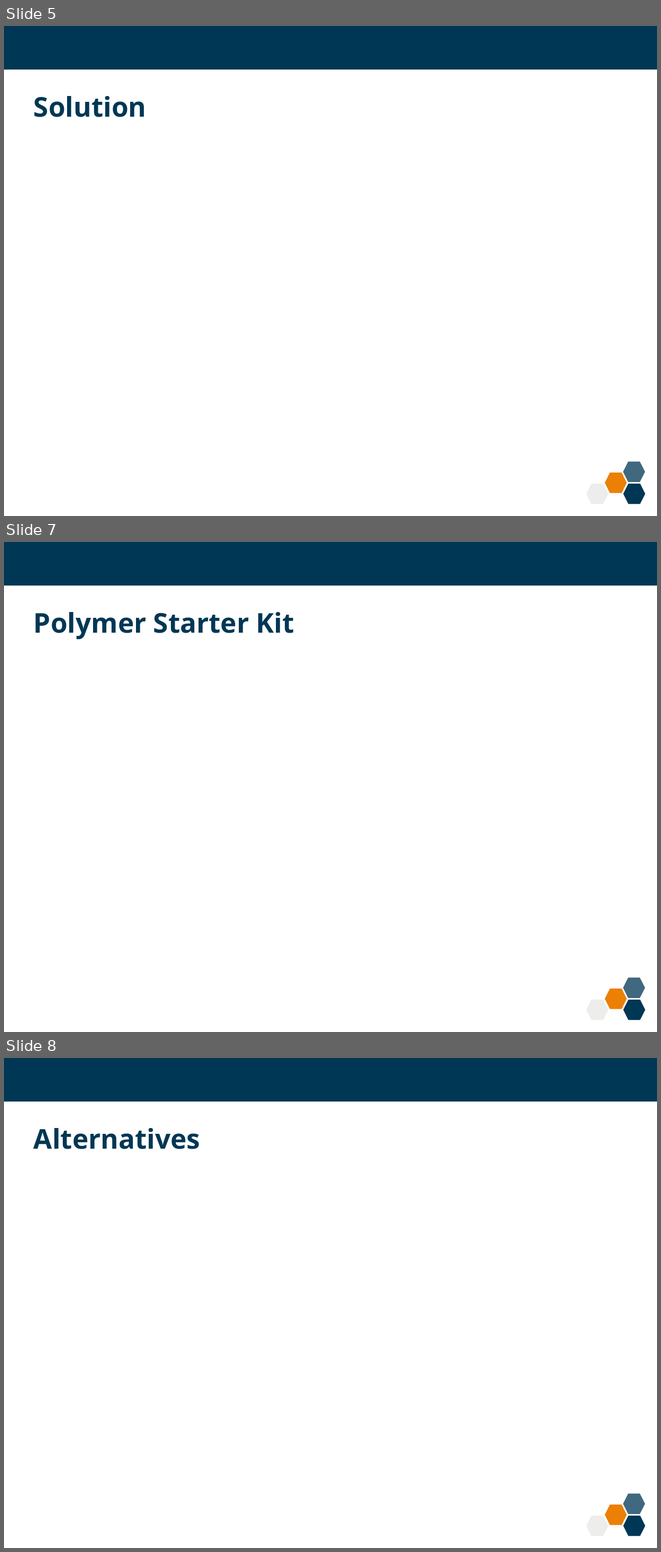
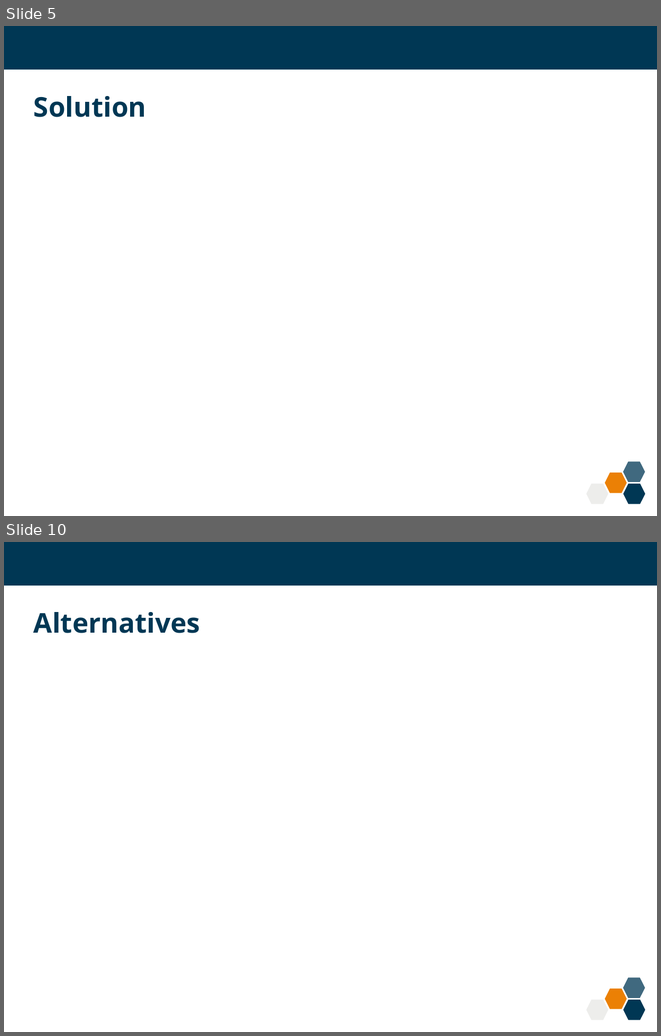
Before and after one commit to kashesandr/Public-Activities, a slide deck: 2015/summer-school/2/index.pptx. Shown one above the other, each under a label of ours: slides 5, 7 and 8 before the commit, slides 5 and 10 after it; the slides between them are not shown. The pictures are 661x1552 and 661x1036 pixels, drawn with LibreOffice and Linux fonts; fonts in the diff are those of the drawing; background and template pictures are left out. Boxes give left, top, right and bottom in pixels: in the first picture for what was removed or moved away, otherwise in the second. Text is boxed around its words. In the diff, an @@ line names an element or a change of style, - is before the commit and + after.

```diff
--- a/2015/summer-school/2/index.pptx
+++ b/2015/summer-school/2/index.pptx
@@ slide 7 removed at (x1=4, y1=542, x2=657, y2=1032), background #FFFFFF; not listed: 5 template elements that a slide beside it also shows @@
@@ title removed at (x1=34, y1=612, x2=294, y2=640) @@
-Polymer Starter Kit
@@ what was slide 8 is now slide 10 @@
```
Also in this commit, not shown: 1 slide changed, 5 slides added, 2 other slides removed.
